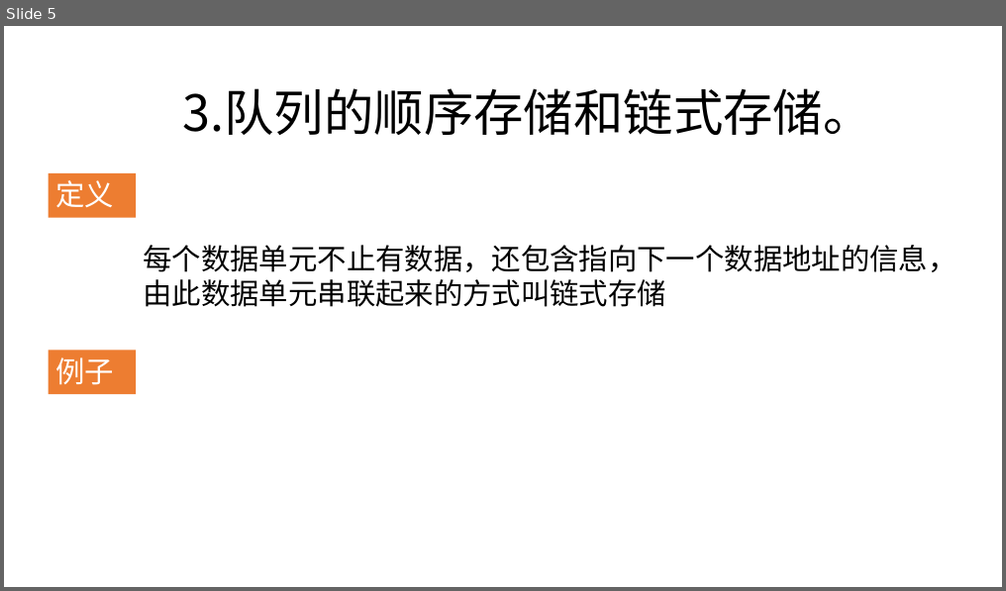
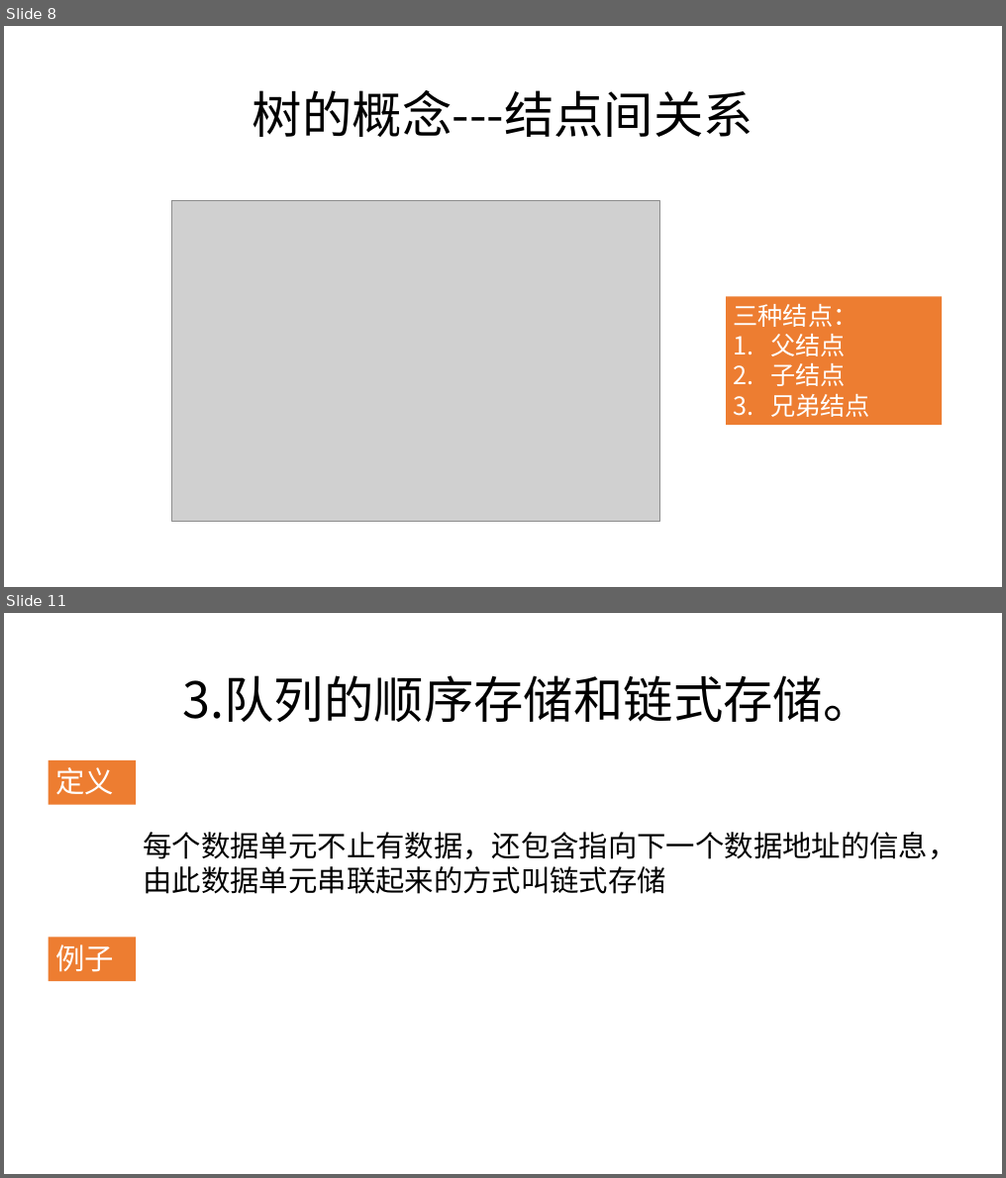
Before and after one commit to zjyesir/hmc_data_structure, a slide deck: ppt/6.树和二叉树.pptx. Shown one above the other, each under a label of ours: slide 5 before the commit, slides 8 and 11 after it; the slides between them are not shown. The pictures are 1006x591 and 1006x1178 pixels, drawn with LibreOffice and Linux fonts; fonts in the diff are those of the drawing; grey boxes stand for pictures; background and template pictures are left out. Boxes give left, top, right and bottom in pixels: in the first picture for what was removed or moved away, otherwise in the second. Text is boxed around its words. In the diff, an @@ line names an element or a change of style, - is before the commit and + after.

```diff
--- a/ppt/6.树和二叉树.pptx
+++ b/ppt/6.树和二叉树.pptx
@@ slide 8 added at box(4, 26, 1002, 587), background picture (left out) @@
@@ text added at box(252, 90, 753, 137), 48 pt, text #000000 @@
+树的概念---结点间关系
@@ picture added at box(172, 200, 660, 522) @@
@@ rectangle added at box(726, 297, 943, 426), fill #ED7D31, 24 pt, text #FFFFFF @@
+三种结点：
+1. 父结点
+2. 子结点
+3. 兄弟结点
@@ what was slide 5 is now slide 11 @@
```
Also in this commit, not shown: 4 slides changed, 5 other slides added, 2 other files.
